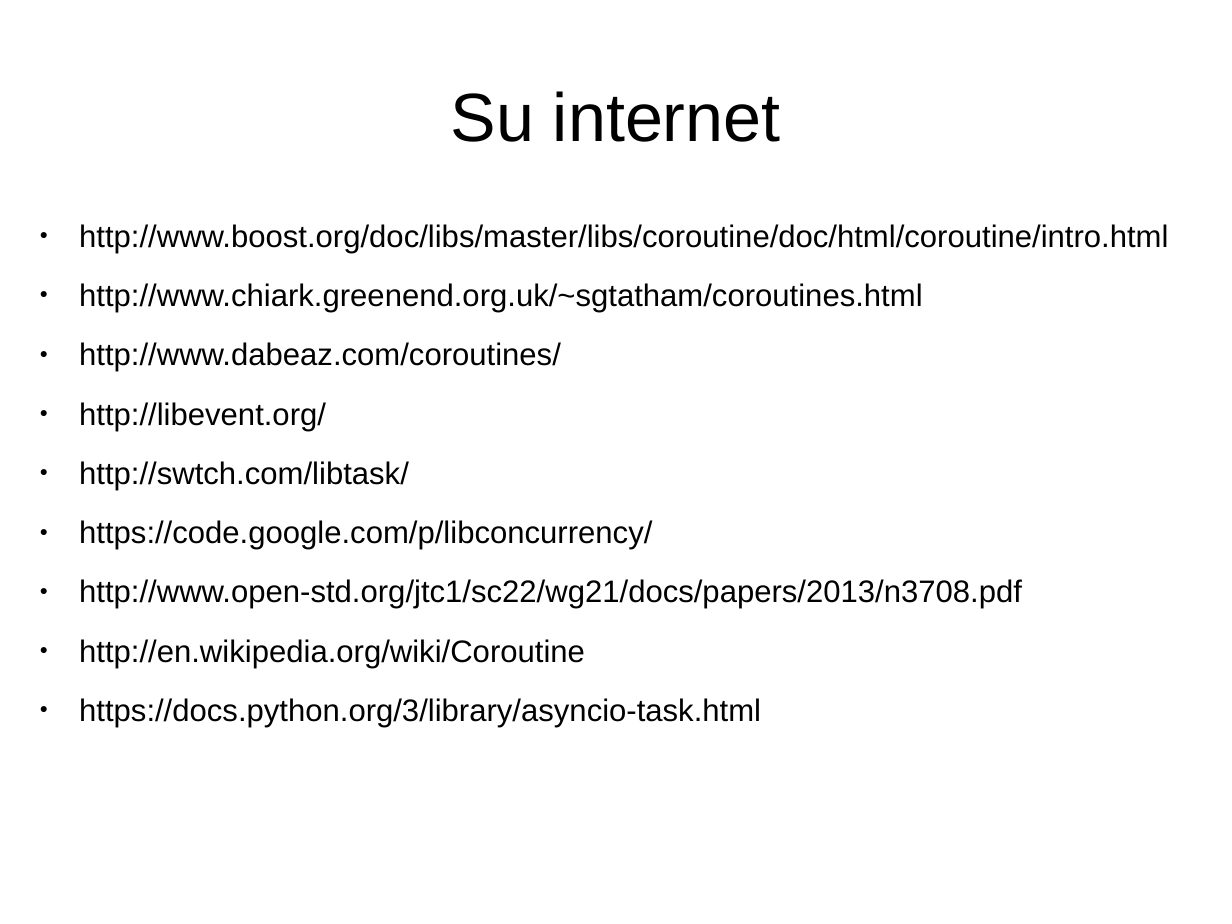
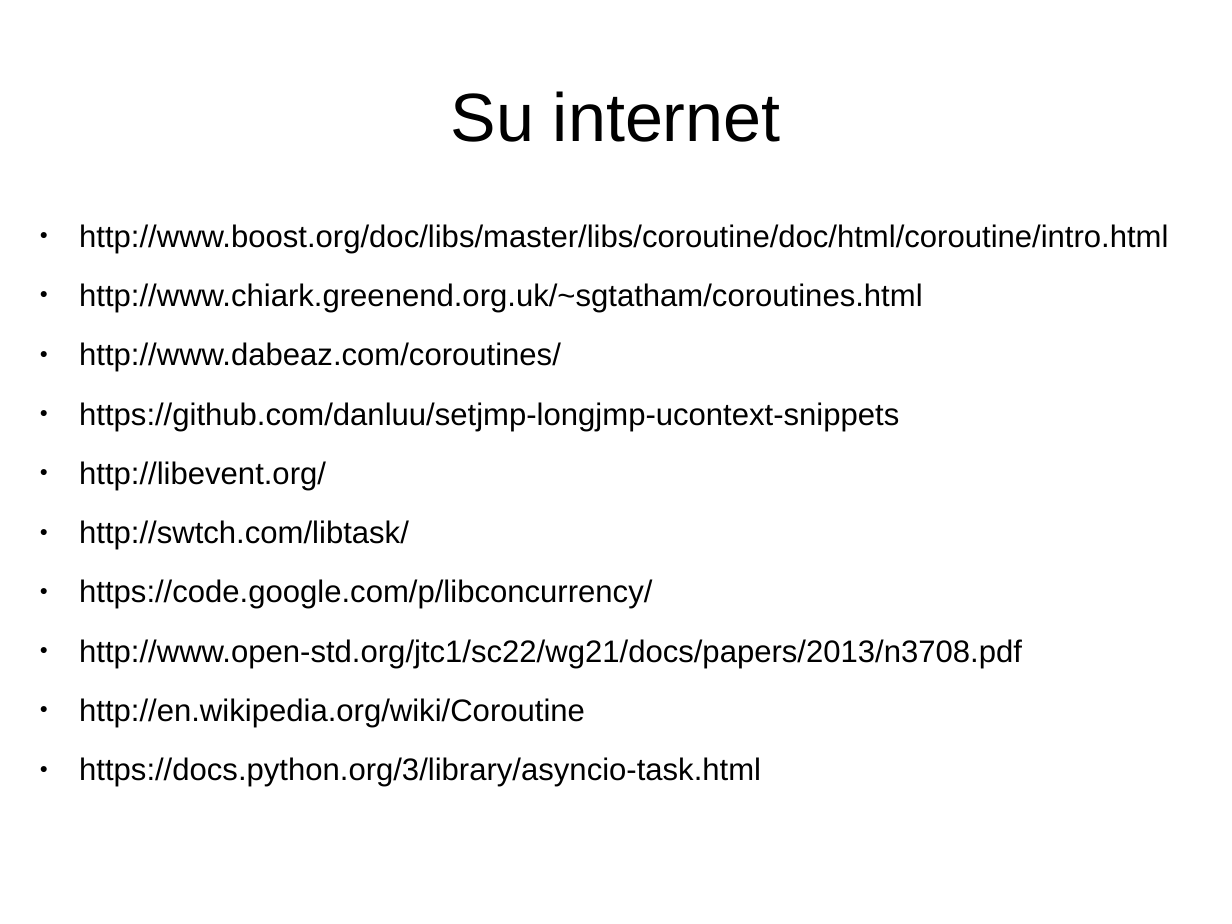
Before and after one commit to mdionisio/workshop_coroutine, a slide deck: slide 16 of presentazione.odp. Drawn at 1232x924 pixels with LibreOffice and Linux fonts; fonts in the diff are those of the drawing. Boxes give left, top, right and bottom in pixels: in the first picture for what was removed or moved away, otherwise in the second. Text is boxed around its words. In the diff, an @@ line names an element or a change of style, - is before the commit and + after.

Commit message:
[UPG] upgrade presentation

```diff
--- a/presentazione.odp
+++ b/presentazione.odp
@@ text at (79, 402, 899, 431): paragraph added @@
+● https://github.com/danluu/setjmp-longjmp-ucontext-snippets
```
Also in this commit, not shown: 1 other file.
